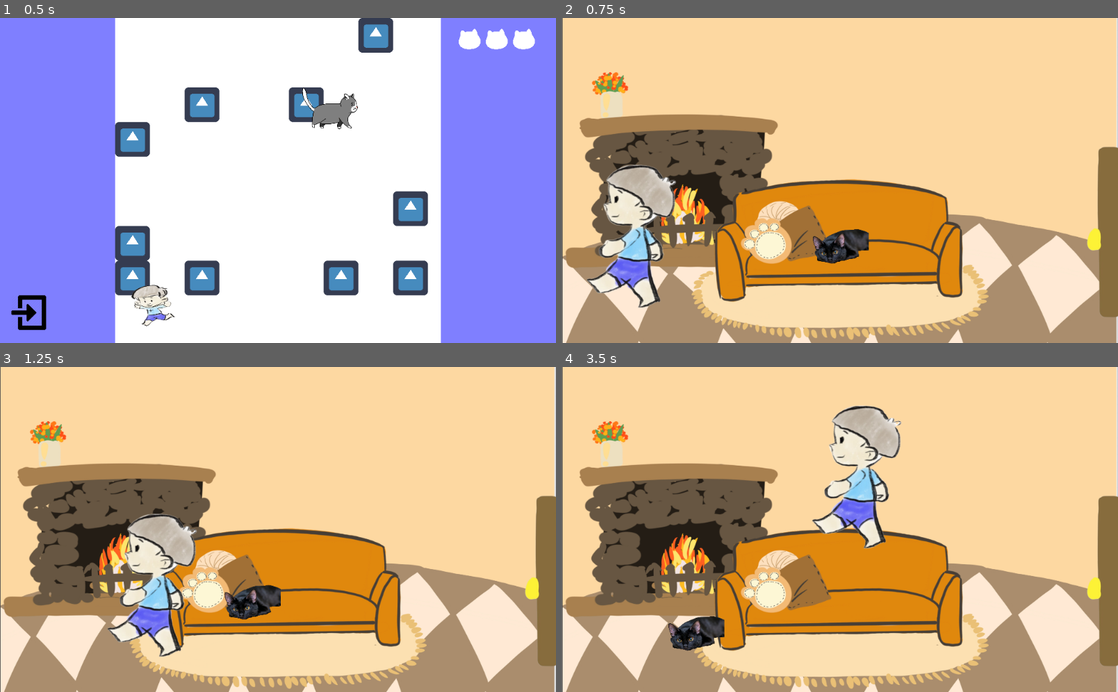
Above: before the commit, frames 1-4 (two rows, left to right).
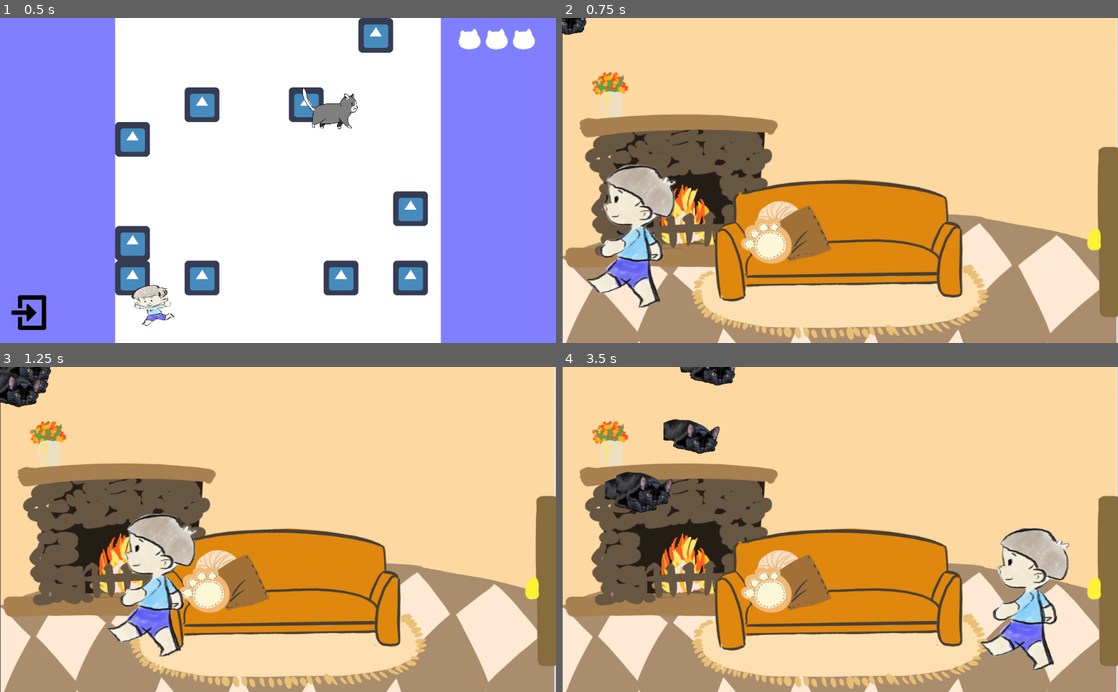
Above: after the commit, the same moments.

Repository: Baidadan67/Save-Wandering-Cats-Meow
Game: Godot game, scene res://Scene/Outside/OutsideRoom.tscn
Same seed, same stepped clock (60 frames per second), same inputs: the game is played once before the commit and once after it. The engine's default icon, where the game draws it, is replaced by a stand-in: a white triangle on a blue panel in a dark square.
Inputs (mouse positions are in pixels of both pictures, inside the frame that each line leads up to):
- Up to frame 1 (0.5 s): no input
- Up to frame 2 (0.75 s): tap Enter (ui_accept) at 0.5 s; move the mouse to (589, 313) at 0.52 s; hold Right (ui_right) from 0.53 s (still down); click (589, 313) at 0.67 s
- Up to frame 3 (1.25 s): keep holding Right (ui_right); tap Enter (ui_accept) at 0.77 s
- Up to frame 4 (3.5 s): move the mouse to (728, 545) at 1.27 s; release Right (ui_right) at 1.28 s; hold Down (ui_down) 1.28-2.03 s; click (728, 545) at 1.42 s; tap Enter (ui_accept) at 1.52, 3.02 s; move the mouse to (895, 458) at 2.02 s; hold Right (ui_right) 2.03-2.78 s; click (895, 458) at 2.17 s; move the mouse to (812, 594) at 2.77 s; hold Up (ui_up) from 2.78 s (still down); click (812, 594) at 2.92 s

Frame 1 is identical in both runs. In frame 2, 1.0% of the frame differs, in the area x 0-56%, y 0-76%; in frame 3, 1.7%; in frame 4, 11%, in the area x 7-92%, y 0-94%.

Commit message:
update cats generation by number of lines

Diff:
--- a/project/Scene/Inside/InsideRoom.tscn
+++ b/project/Scene/Inside/InsideRoom.tscn
@@ -2,7 +2,7 @@
 
 [ext_resource path="res://Scene/Inside/player.tscn" type="PackedScene" id=1]
 [ext_resource path="res://Scene/Inside/door.tscn" type="PackedScene" id=2]
-[ext_resource path="res://Scene/Inside/indoorcats.tscn" type="PackedScene" id=3]
+[ext_resource path="res://Scene/Inside/indoorobs.gd" type="Script" id=3]
 [ext_resource path="res://Sprite/insideroom.jpg" type="Texture" id=4]
 
 [node name="InsideRoom" type="Node2D"]
@@ -19,5 +19,5 @@
 [node name="door" parent="." instance=ExtResource( 2 )]
 position = Vector2( 1008, 364 )
 
-[node name="indoorcats" parent="." instance=ExtResource( 3 )]
-position = Vector2( 509, 426 )
+[node name="indoorobs" type="Node2D" parent="."]
+script = ExtResource( 3 )
--- /dev/null
+++ b/project/Scene/Inside/indoorobs.gd
@@ -0,0 +1,26 @@
+extends Node2D
+var obscats = load("res://Scene/Inside/indoorcats.tscn")
+onready var file = 'res://sprite/catchedcats.txt'
+# Declare member variables here. Examples:
+# var a = 2
+# var b = "text"
+
+
+# Called when the node enters the scene tree for the first time.
+func _ready():
+	load_file(file)
+
+func load_file(file):
+
+	var f = File.new()
+	f.open(file, File.READ)
+	while not f.eof_reached(): # iterate through all lines until the end of file is reached
+		var line = f.get_line()
+		print(line)
+		var cat = obscats.instance()
+		add_child(cat)
+	f.close()
+	return
+# Called every frame. 'delta' is the elapsed time since the previous frame.
+#func _process(delta):
+#	pass
